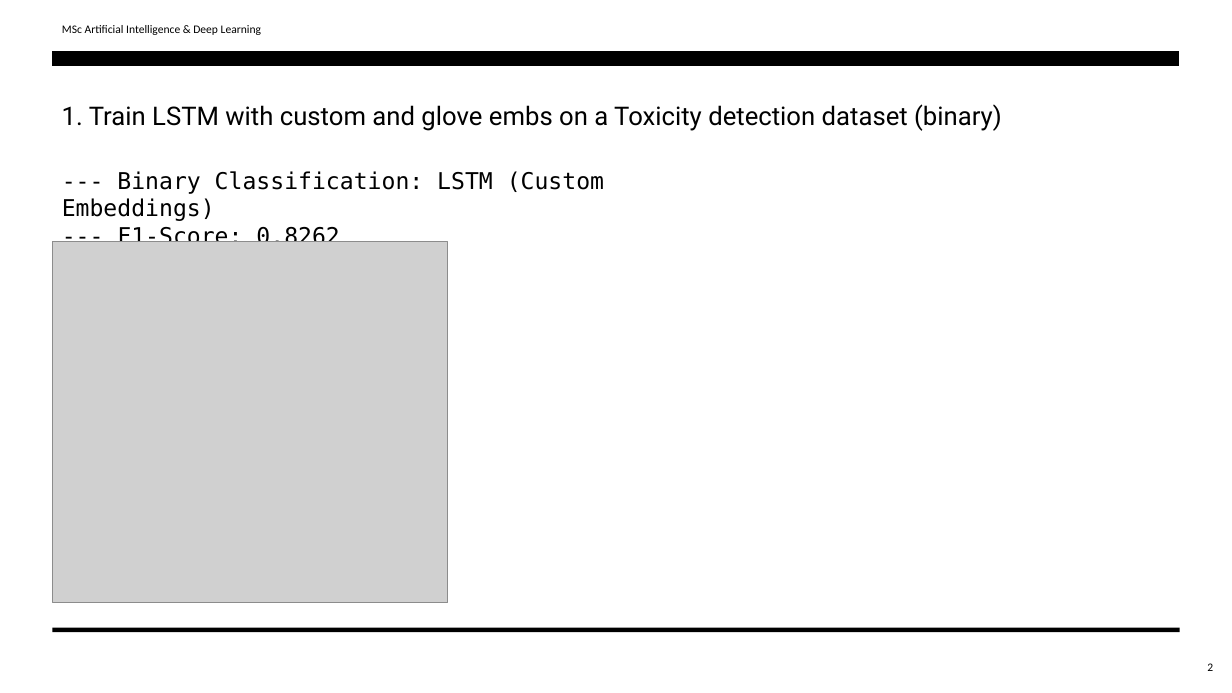
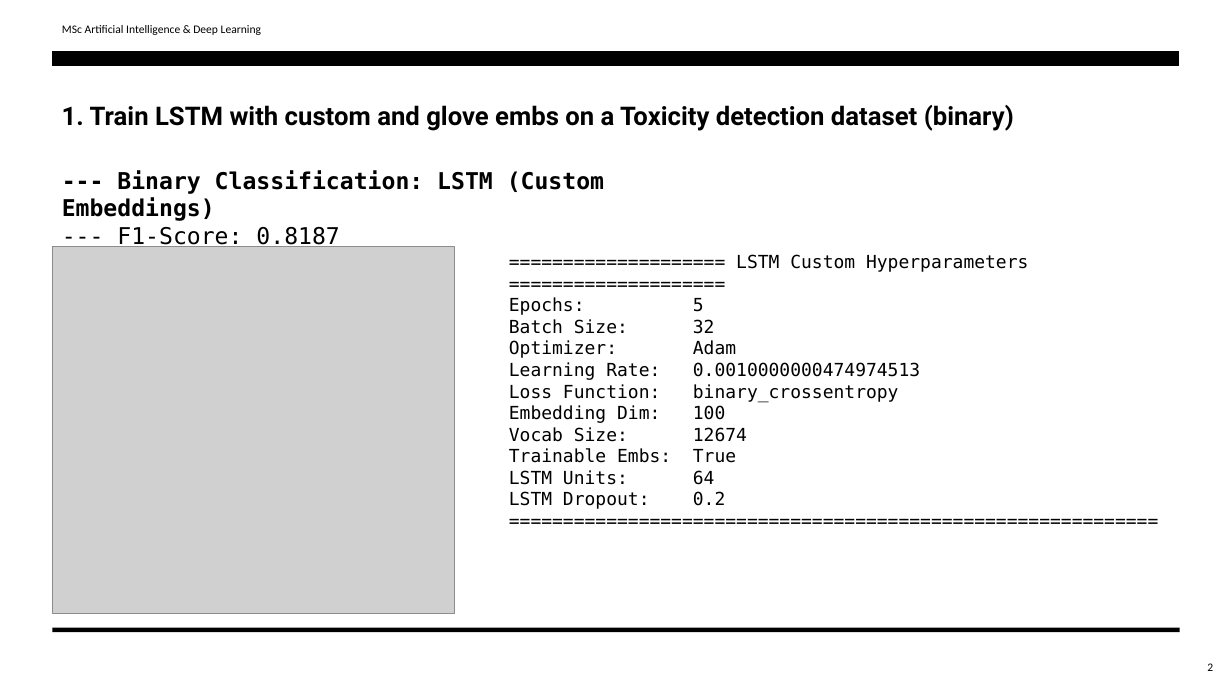
Before and after one commit to tcharos/NLP-Toxicity-Detection, a slide deck: slide 2 of NLP_finalPresentation.pptx. Drawn at 1232x693 pixels with LibreOffice and Linux fonts; fonts in the diff are those of the drawing; grey boxes stand for pictures. Boxes give left, top, right and bottom in pixels: in the first picture for what was removed or moved away, otherwise in the second. Text is boxed around its words. In the diff, an @@ line names an element or a change of style, - is before the commit and + after.

```diff
--- a/NLP_finalPresentation.pptx
+++ b/NLP_finalPresentation.pptx
@@ text "1. Train LSTM with custom ..." at (62,105,1014,131): bold on @@
@@ text at (62,170,604,221): bold on in "--- Binary Classification: LSTM (Custom Embeddings)" @@
@@ text at (117,227,339,250): text changed @@
---- F1-Score: 0.8262
+--- F1-Score: 0.8187
@@ picture: place and size @@
-picture at (53,241,448,603)
+picture at (53,246,455,613)
@@ text added at (509,254,1028,509), 14 pt, text #000000 @@
+==================== LSTM Custom Hyperparameters ====================
+Epochs: 5
+Batch Size: 32
+Optimizer: Adam
+Learning Rate: 0.0010000000474974513
+Loss Function: binary_crossentropy
+Embedding Dim: 100
+Vocab Size: 12674
+Trainable Embs: True
+LSTM Units: 64
+LSTM Dropout: 0.2
+============================================================
```
Also in this commit, not shown: 5 other slides changed, 4 slides added.
